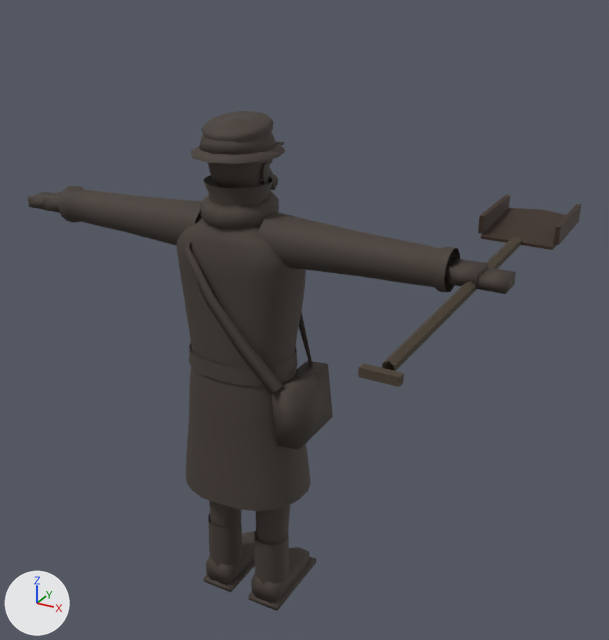
The glTF model content/art/models/crew.glb, before and after one commit.
Rendered twice from a 50 mm lens placed at (1.46, -2.22, 2.3), pointed at (0.16, 0.16, 1.11). Lighting does not change. The marker at lower left points along +X, +Y and +Z. The first picture is the older version. Vertices at exactly the same position are counted once.

Script lines for the objects in view, before the commit:
```python
ob_body = bpy.data.objects.new('body', me_crew_body)
ob_body.location = (0.0, 0.0, 0.0)
ob_hat_cap = bpy.data.objects.new('hat_cap', me_crew_hat_cap_003)
ob_hat_cap.location = (0.0, 0.0, 0.0)
ob_hat_helmet = bpy.data.objects.new('hat_helmet', me_crew_hat_helmet_002)
ob_hat_helmet.location = (0.0, 0.0, 0.0)
ob_scarf = bpy.data.objects.new('scarf', me_crew_scarf_002)
ob_scarf.location = (0.0, 0.0, 0.0)
ob_shovel = bpy.data.objects.new('shovel', me_crew_shovel)
ob_shovel.location = (0.0, 0.0, 0.0)
```
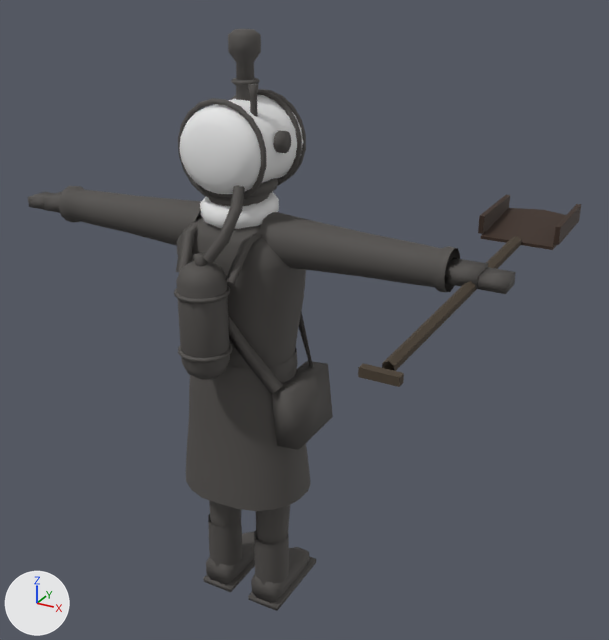
Changed parts and their boxes (x1, y1, x2, y2) in the pictures (609 x 640 px; the box of a moved part takes in the faces that stretch with it):
'body', recoloured, reshaped (15% taller): before (28, 159, 516, 611); after (28, 89, 516, 611)
'hat_helmet', deleted: before (191, 117, 286, 164)
'scarf', recoloured (lighter): (200, 192, 279, 229) in both
'stack_tall', added: after (228, 29, 261, 117)
'hat_cap', deleted: before (201, 111, 284, 145)
'stack_short', added: after (231, 78, 260, 101)
part 1 of me_crew_body, deleted (mostly hidden): before (269, 159, 276, 191)
part 2 of me_crew_body, moved or reshaped: before (208, 159, 278, 188); after (174, 89, 306, 380)

The edits, one by one:
Material 'crew_0' (mat_crew_0) changes colour from brown #423933 to dark grey #504c4a; in linear values from (0.055, 0.0407, 0.0325) to (0.0796, 0.0732, 0.068).
Material 'crew_0.paint' (mat_crew_0_paint) is new.
Its base color is (0.8, 0.8, 0.8) (white #e7e7e7).
Its roughness is 0.75.
Material 'helm.glass' (mat_helm_glass) is new.
Its base color is (0.101, 0.0303, 0.0037) (brown #59310c).
Its roughness is 0.92.
Its emission color is (0.101, 0.0303, 0.0037) (brown #59310c).
Its emission strength is 1.0.
me_crew_body is used by ob_body; location (0.0, 0.0, 0.0).
me_crew_body had 3079 vertices, 5264 faces and spanned x -0.9..0.9, y -0.19..0.23, z 0.0..1.79.
me_crew_body now has 2427 vertices, 4446 faces and spans x -0.9..0.9, y -0.31..0.23, z 0.0..1.89.
me_crew_body part 1: 10 loose pieces with 247 vertices, spanning x -0.09..0.09, y -0.06..0.17, z 1.48..1.7, are deleted.
me_crew_body part 2: 13 vertices moved within x -0.09..0.07, y -0.07..0.16, z 1.58..1.67; 1582 vertices removed from x -0.1..0.1, y -0.1..0.21, z 1.54..1.79; 1093 vertices added at x -0.16..0.17, y -0.31..0.22, z 1.03..1.89.
Other edits to the shape of me_crew_body do not show in these pictures.
me_crew_body gains material mat_crew_0_paint (white #e7e7e7).
me_crew_body gains material mat_helm_glass (brown #59310c).
me_crew_scarf_002 has 84 vertices, 162 faces and spans x -0.127..0.127, y -0.12..0.16, z 1.319..1.587.
me_crew_scarf_002 no longer uses material mat_crew_0 (brown #423933).
me_crew_scarf_002 gains material mat_crew_0_paint (white #e7e7e7).
Mesh me_crew_stack_tall_003 is new.
It has 84 vertices, 144 faces and spans x -0.05..0.102, y -0.047..0.11, z 1.83..2.075.
It uses material mat_crew_0 (dark grey #504c4a).
Mesh me_crew_stack_short_002 is new.
It has 48 vertices, 82 faces and spans x -0.046..0.046, y 0.014..0.106, z 1.84..1.93.
It uses material mat_crew_0 (dark grey #504c4a).
Object 'hat_cap' (ob_hat_cap) is deleted.
Object 'hat_helmet' (ob_hat_helmet) is deleted.
Object 'stack_tall' (ob_stack_tall) is new; it shows me_crew_stack_tall_003.
Its location is (0.0, 0.0, 0.0).
Object 'stack_short' (ob_stack_short) is new; it shows me_crew_stack_short_002.
Its location is (0.0, 0.0, 0.0).
